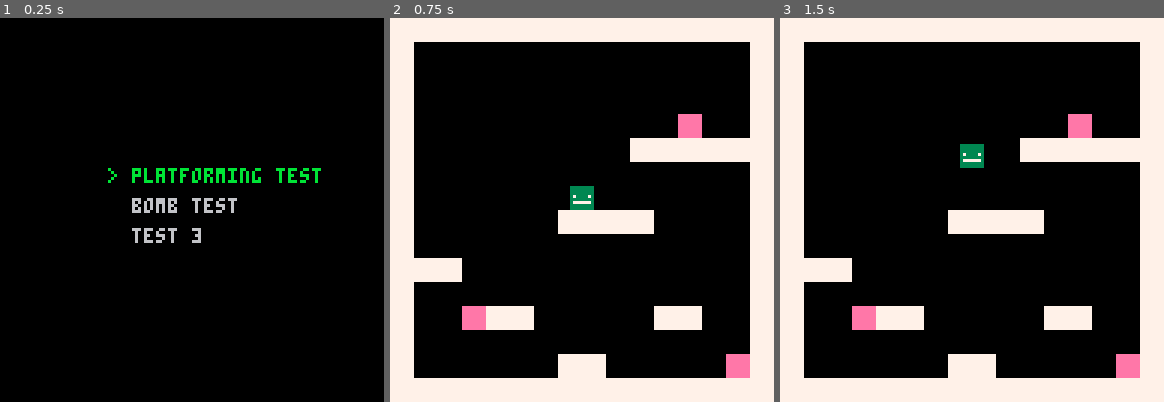
Above: before the commit, frames 1-3 (left to right).
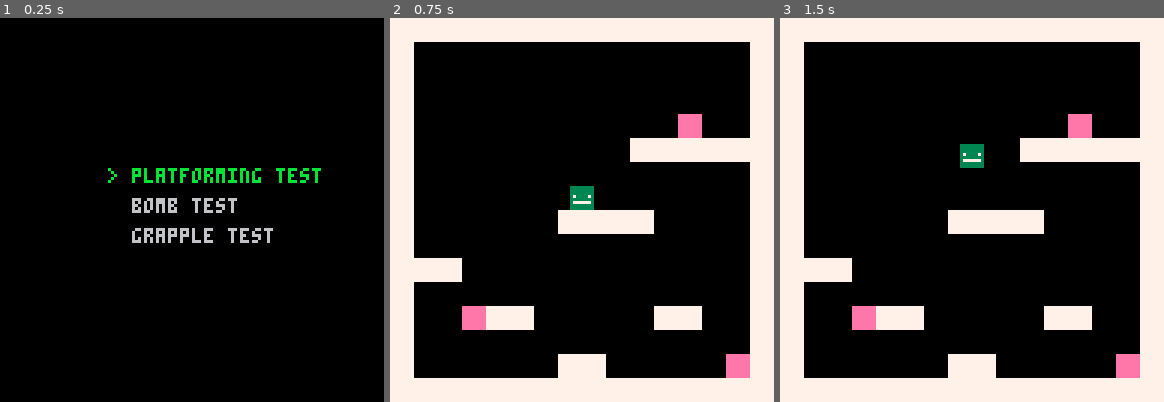
Above: after the commit, the same moments.

Repository: Bakawy/Pico_Games
Game: PICO-8 cartridge jump_game.p8
The game is run twice, just before and just after one commit, with the same random seed, the same clock (stepped at 60 frames per second) and the same inputs.
Inputs:
- Up to frame 1 (0.25 s): no input
- Up to frame 2 (0.75 s): tap O (Z key) at 0.33, 0.7 s
- Up to frame 3 (1.5 s): tap X (X key) at 1.07 s; tap O (Z key) at 1.43 s

The runs differ from the first frame. In frame 1, 0.5% of the frame differs, in the area x 34-72%, y 54-59%; in frame 2, nothing differs; in frame 3, nothing differs.

Commit message:
added rocket jumping and grapple test

Diff:
--- a/jump_game.p8
+++ b/jump_game.p8
@@ -5,6 +5,7 @@
 Sprite flags
 0 - solid
 1 - grabbable
+2 - unbreakable
 Game States
 0 - main menu
 1 - game
@@ -55,19 +56,24 @@
 		player.facing = R
 	end
 	if btnp(O) and (
-		is_solid_tile(player.x - 3, player.y+5) or
-		is_solid_tile(player.x, player.y+5) or
-		is_solid_tile(player.x + 3, player.y+5) or
-		player.cayote_time > 0
+		check_tile_stat(player.x - 3, player.y+5, 0) or
+		check_tile_stat(player.x, player.y+5, 0) or
+		check_tile_stat(player.x + 3, player.y+5, 0) or
+		player.cayote_time > 0 or
+		player.grappling
 	) then
 		player.y_velocity = - jump_strength
+		if player.grappling then
+			player.grappling = false
+			player.hook = nil
+		end
 	end
 	if btnp(X) then
 		if btn(D) and player.grabbing == -1 then
 			grabbable_tiles = {
-				{state=is_grabbable_tile(player.x, player.y+5), x=player.x, y=player.y+5},
-				{state=is_grabbable_tile(player.x-3, player.y+5), x=player.x-3, y=player.y+5},
-				{state=is_grabbable_tile(player.x+3, player.y+5), x=player.x+3, y=player.y+5},
+				{state=check_tile_stat(player.x, player.y+5, 1), x=player.x, y=player.y+5},
+				{state=check_tile_stat(player.x-3, player.y+5, 1), x=player.x-3, y=player.y+5},
+				{state=check_tile_stat(player.x+3, player.y+5, 1), x=player.x+3, y=player.y+5},
 			}
 			for tile in all(grabbable_tiles) do
 				if tile.state then
@@ -82,30 +88,67 @@
 			spawn_thrown_tile(player.grabbing, player.x, player.y - 8, 1, 0.75)
 			player.grabbing = -1
 			player.y_velocity = - jump_strength
+		elseif btn(U) and player.grabbing != -1 then
+			if player.grabbing == 18 then
+				if not player.hook then
+					fire_grapple()
+				else
+					player.grappling = false
+					player.hook = nil
+				end
+			end
 		elseif player.grabbing != -1 then
 			spawn_thrown_tile(player.grabbing, player.x, player.y - 8, 3, player.facing == L and 0.375 or 0.125)
 			player.grabbing = -1
-		end
-	end
-
+			if player.grappling then
+				player.grappling = false
+				player.hook = nil
+			end
+		end
+	end
+
+	if player.grappling and player.hook and not player.hook.attached then
+		local h = player.hook
+		h.x += h.dx
+		h.y += h.dy
+
+		if check_tile_stat(h.x, h.y, 0) then
+			h.attached = true
+		end
+	end
+
+	if player.grappling and player.hook and player.hook.attached then
+		local dx = player.hook.x - player.x
+		local dy = player.hook.y - player.y
+		local dist = sqrt(dx*dx + dy*dy)
+
+		if dist > 2 then
+			local pull_strength = 1
+			player.x_velocity += dx / dist * pull_strength
+			player.y_velocity += dy / dist * pull_strength
+		else
+			player.grappling = false
+			player.hook = nil
+		end
+	end
 
 
 	player.y_velocity += gravity
 
 	local new_y = player.y + player.y_velocity
 	if player.y_velocity > 0 and (
-		is_solid_tile(player.x - 3, new_y + 4) or
-		is_solid_tile(player.x, new_y + 4) or
-		is_solid_tile(player.x + 3, new_y + 4)
+		check_tile_stat(player.x - 3, new_y + 4, 0) or
+		check_tile_stat(player.x, new_y + 4, 0) or
+		check_tile_stat(player.x + 3, new_y + 4, 0)
 	) then
 		player.y = flr((new_y + 4) / 8) * 8 - 4
 		player.y_velocity = 0
 		player.cayote_time = max_cayote_time
 		grounded = true
 	elseif player.y_velocity < 0 and (
-		is_solid_tile(player.x - 3, new_y - 4) or
-		is_solid_tile(player.x, new_y - 4) or
-		is_solid_tile(player.x + 3, new_y - 4)
+		check_tile_stat(player.x - 3, new_y - 4, 0) or
+		check_tile_stat(player.x, new_y - 4, 0) or
+		check_tile_stat(player.x + 3, new_y - 4, 0)
 	) then
 		player.y = flr((new_y - 4) / 8 + 1) * 8 + 4
 		player.y_velocity = 0
@@ -116,7 +159,7 @@
 	local new_x = player.x + player.x_velocity
 	if player.x_velocity != 0 then
 		local offset = player.x_velocity > 0 and 4 or -4
-		if is_solid_tile(new_x + offset, player.y) then
+		if check_tile_stat(new_x + offset, player.y, 0) then
 			if player.x_velocity > 0 then
 				player.x = flr((new_x + 4) / 8) * 8 - 4
 			else
@@ -142,7 +184,31 @@
 	if player.grabbing != -1 then
 		spr(player.grabbing, x - 4, y - 12)
 	end
-end
+
+	if player.grappling and player.hook then
+		line(player.x, player.y, player.hook.x, player.hook.y, 7)
+	end
+end
+
+function fire_grapple()
+	-- for now, just shoot hook straight up
+	local hook_x = player.x
+	local hook_y = player.y - 8
+	local angle = 0.25 - (1/10)
+	local speed = 5
+	local hook_dx = cos(angle) * speed
+	local hook_dy = sin(angle) * speed
+
+	player.grappling = true
+	player.hook = {
+		x = hook_x,
+		y = hook_y,
+		dx = hook_dx,
+		dy = hook_dy,
+		attached = false
+	}
+end
+
 -->8
 -- tile logic
 function spawn_thrown_tile(id, x, y, velocity, direction)
@@ -163,7 +229,7 @@
 		local new_y = tile.y + tile.y_velocity
 		if tile.y_velocity > 0 and (
 			--is_solid_tile(tile.x - 3, new_y + 4) or
-			is_solid_tile(tile.x, new_y + 4) --or
+			check_tile_stat(tile.x, new_y + 4, 0) --or
 			--is_solid_tile(tile.x + 3, new_y + 4)
 		) then
 			tile.y = flr((new_y + 4) / 8) * 8 - 4
@@ -175,9 +241,9 @@
 				explode(tile.x, tile.y, explosion_size)
 			end
 		elseif tile.y_velocity < 0 and (
-			is_solid_tile(tile.x - 3, new_y - 4) or
-			is_solid_tile(tile.x, new_y - 4) or
-			is_solid_tile(tile.x + 3, new_y - 4)
+			check_tile_stat(tile.x - 3, new_y - 4, 0) or
+			check_tile_stat(tile.x, new_y - 4, 0) or
+			check_tile_stat(tile.x + 3, new_y - 4, 0)
 		) then
 			tile.y = flr((new_y - 4) / 8 + 1) * 8 + 4
 			tile.y_velocity = 0
@@ -188,7 +254,7 @@
 		local new_x = tile.x + tile.x_velocity
 		if tile.x_velocity != 0 then
 			local offset = tile.x_velocity > 0 and 4 or -4
-			if is_solid_tile(new_x + offset, tile.y) then
+			if check_tile_stat(new_x + offset, tile.y, 0) then
 				if tile.x_velocity > 0 then
 					tile.x = flr((new_x + 4) / 8) * 8 - 4
 				else
@@ -209,12 +275,21 @@
 function explode(x, y, radius)
 	for tile in all(get_tiles_in_radius(x, y, radius)) do
 		local cx, cy = tile.x * 8 + 4, tile.y * 8 + 4
-		if is_solid_tile(cx, cy) or true then
+		if check_tile_stat(cx, cy, 0) and not check_tile_stat(cx, cy, 2) then
 			mset(tile.x, tile.y, 0)
 			if tile.id == 17 then
 				explode(cx, cy, radius)
 			end
 		end
+	end
+	local dist_from_player = dist(x, y, player.x, player.y)
+	local explosion_strength = 10
+	if dist_from_player < radius then
+		local magnitude = ((radius - dist_from_player)/radius) * explosion_strength
+		magnitude = mid(explosion_strength/2, magnitude, explosion_strength)
+		local direction = atan2(player.x - x, player.y - y)
+		player.x_velocity += cos(direction) * magnitude
+		player.y_velocity += sin(direction) * magnitude
 	end
 end
 
@@ -235,6 +310,8 @@
 		cayote_time=0,
 		grabbing=-1,
 		facing=L,
+		grappling = false,
+		hook = nil,
 	}
 	game_state = 1
 	thrown_tiles = {}
@@ -249,16 +326,10 @@
 	map(0,0,0,0,16,16)
 end
 
-function is_solid_tile(x, y)
+function check_tile_stat(x, y, stat)
 	local tx, ty = coordinate_to_tile(x, y)
 	local tile = mget(tx, ty)
-	return fget(tile, 0)
-end
-
-function is_grabbable_tile(x, y)
-	local tx, ty = coordinate_to_tile(x, y)
-	local tile = mget(tx, ty)
-	return fget(tile, 1)
+	return fget(tile, stat)
 end
 
 function copy_map(sx, sy, dx, dy, w, h)
@@ -274,7 +345,7 @@
 -->8
 -- menu logic
 function init_menu()
-	menu_items = {"platforming test", "bomb test", "test 3"}
+	menu_items = {"platforming test", "bomb test", "grapple test"}
     menu_text = {}
     selected = 1
     disableinput = 30
@@ -297,7 +368,7 @@
             init_game(0)
 		elseif menu_items[selected] == "bomb test" then
             init_game(1)
-		elseif menu_items[selected] == "test 3" then
+		elseif menu_items[selected] == "grapple test" then
             init_game(2)
 		end
     end
@@ -324,6 +395,11 @@
 function coordinate_to_tile(x, y)
 	return flr(x / 8), flr(y / 8)
 end
+
+function dist(x1, y1, x2, y2)
+	return sqrt((x2 - x1)^2 + (y2 - y1)^2)
+end
+
 
 function get_tiles_in_radius(cx, cy, radius)
 	local tiles = {}
@@ -371,16 +447,16 @@
 00000000000000000000000000000000000000000000000000000000000000000000000000000000000000000000000000000000000000000000000000000000
 00000000000000000000000000000000000000000000000000000000000000000000000000000000000000000000000000000000000000000000000000000000
 00000000000000000000000000000000000000000000000000000000000000000000000000000000000000000000000000000000000000000000000000000000
-77777777000000000000000000000000000000000000000000000000000000000000000000000000000000000000000000000000000000000000000000000000
-77777777000000000000000000000000000000000000000000000000000000000000000000000000000000000000000000000000000000000000000000000000
-77777777000000000000000000000000000000000000000000000000000000000000000000000000000000000000000000000000000000000000000000000000
-77777777000000000000000000000000000000000000000000000000000000000000000000000000000000000000000000000000000000000000000000000000
-77777777000000000000000000000000000000000000000000000000000000000000000000000000000000000000000000000000000000000000000000000000
-77777777000000000000000000000000000000000000000000000000000000000000000000000000000000000000000000000000000000000000000000000000
-77777777000000000000000000000000000000000000000000000000000000000000000000000000000000000000000000000000000000000000000000000000
-77777777000000000000000000000000000000000000000000000000000000000000000000000000000000000000000000000000000000000000000000000000
+77777777666666660000000000000000000000000000000000000000000000000000000000000000000000000000000000000000000000000000000000000000
+77777777666666660000000000000000000000000000000000000000000000000000000000000000000000000000000000000000000000000000000000000000
+77777777666666660000000000000000000000000000000000000000000000000000000000000000000000000000000000000000000000000000000000000000
+77777777666666660000000000000000000000000000000000000000000000000000000000000000000000000000000000000000000000000000000000000000
+77777777666666660000000000000000000000000000000000000000000000000000000000000000000000000000000000000000000000000000000000000000
+77777777666666660000000000000000000000000000000000000000000000000000000000000000000000000000000000000000000000000000000000000000
+77777777666666660000000000000000000000000000000000000000000000000000000000000000000000000000000000000000000000000000000000000000
+77777777666666660000000000000000000000000000000000000000000000000000000000000000000000000000000000000000000000000000000000000000
 __gff__
-0000000000000000000000000000000003030300000000000000000000000000000000000000000000000000000000000100000000000000000000000000000000000000000000000000000000000000000000000000000000000000000000000000000000000000000000000000000000000000000000000000000000000000
+0000000000000000000000000000000003030300000000000000000000000000000000000000000000000000000000000105000000000000000000000000000000000000000000000000000000000000000000000000000000000000000000000000000000000000000000000000000000000000000000000000000000000000
 0000000000000000000000000000000000000000000000000000000000000000000000000000000000000000000000000000000000000000000000000000000000000000000000000000000000000000000000000000000000000000000000000000000000000000000000000000000000000000000000000000000000000000
 __map__
 0000000000000000000000000000000000000000000000000000000000000000000000000000000000000000000000000000000000000000000000000000000000000000000000000000000000000000000000000000000000000000000000000000000000000000000000000000000000000000000000000000000000000000
@@ -399,19 +475,19 @@
 0000000000000000000000000000000000000000000000000000000000000000000000000000000000000000000000000000000000000000000000000000000000000000000000000000000000000000000000000000000000000000000000000000000000000000000000000000000000000000000000000000000000000000
 0000000000000000000000000000000000000000000000000000000000000000000000000000000000000000000000000000000000000000000000000000000000000000000000000000000000000000000000000000000000000000000000000000000000000000000000000000000000000000000000000000000000000000
 0000000000000000000000000000000000000000000000000000000000000000000000000000000000000000000000000000000000000000000000000000000000000000000000000000000000000000000000000000000000000000000000000000000000000000000000000000000000000000000000000000000000000000
-3030303030303030303030303030303030303030303030303030303030303030303030303030303030303030303030300000000000000000000000000000000000000000000000000000000000000000000000000000000000000000000000000000000000000000000000000000000000000000000000000000000000000000
-3000000000000000000000000000003030000000000000000000000000000030300000000000000000000000000000300000000000000000000000000000000000000000000000000000000000000000000000000000000000000000000000000000000000000000000000000000000000000000000000000000000000000000
-3000000000000000000000000000003030000000000000000000000000000030300000000000000000000000000000300000000000000000000000000000000000000000000000000000000000000000000000000000000000000000000000000000000000000000000000000000000000000000000000000000000000000000
-3000000000000000000000000000003030000000000000000000000000000030300000000000000000000000000000300000000000000000000000000000000000000000000000000000000000000000000000000000000000000000000000000000000000000000000000000000000000000000000000000000000000000000
-3000000000000000000000001000003030000000000000000000000000000030300000000000000000000000000000300000000000000000000000000000000000000000000000000000000000000000000000000000000000000000000000000000000000000000000000000000000000000000000000000000000000000000
-3000000000000000000030303030303030000000000000000000000000000030300000000000000000000000000000300000000000000000000000000000000000000000000000000000000000000000000000000000000000000000000000000000000000000000000000000000000000000000000000000000000000000000
-3000000000000000000000000000003030000000000000000000000000000030300000000000000000000000000000300000000000000000000000000000000000000000000000000000000000000000000000000000000000000000000000000000000000000000000000000000000000000000000000000000000000000000
-3000000000000000000000000000003030000000000000000000000000003030300000000000000000000000000000300000000000000000000000000000000000000000000000000000000000000000000000000000000000000000000000000000000000000000000000000000000000000000000000000000000000000000
-3000000000000030303030000000003030000000000000000000000000303030300000000000000000000000000000300000000000000000000000000000000000000000000000000000000000000000000000000000000000000000000000000000000000000000000000000000000000000000000000000000000000000000
-3000000000000000000000000000003030000000000000000000000030303030300000000000000000000000000000300000000000000000000000000000000000000000000000000000000000000000000000000000000000000000000000000000000000000000000000000000000000000000000000000000000000000000
-3030300000000000000000000000003030000000000000000000003030303030300000000000000000000000000000300000000000000000000000000000000000000000000000000000000000000000000000000000000000000000000000000000000000000000000000000000000000000000000000000000000000000000
-3000000000000000000000000000003030000000000000000030303030303030300000000000000000000000000000300000000000000000000000000000000000000000000000000000000000000000000000000000000000000000000000000000000000000000000000000000000000000000000000000000000000000000
-3000001030300000000000303000003030000000000000003030303030303030300000000000000000000000000000300000000000000000000000000000000000000000000000000000000000000000000000000000000000000000000000000000000000000000000000000000000000000000000000000000000000000000
-3000000000000000000000000000003030111100000030303030303030303030300000000000000000000000000000300000000000000000000000000000000000000000000000000000000000000000000000000000000000000000000000000000000000000000000000000000000000000000000000000000000000000000
-3000000000000030300000000000103030111100003030303030303030303030301200000000000000000000000000300000000000000000000000000000000000000000000000000000000000000000000000000000000000000000000000000000000000000000000000000000000000000000000000000000000000000000
-3030303030303030303030303030303030303030303030303030303030303030303030303030303030303030303030300000000000000000000000000000000000000000000000000000000000000000000000000000000000000000000000000000000000000000000000000000000000000000000000000000000000000000
+3030303030303030303030303030303031313131313131313131313131313131303030303030303030303030303030300000000000000000000000000000000000000000000000000000000000000000000000000000000000000000000000000000000000000000000000000000000000000000000000000000000000000000
+3000000000000000000000000000003031000000000000000000000000000031300000000000000000000000000000300000000000000000000000000000000000000000000000000000000000000000000000000000000000000000000000000000000000000000000000000000000000000000000000000000000000000000
+3000000000000000000000000000003031000000000000000000000000000031300000000000000000000000000000300000000000000000000000000000000000000000000000000000000000000000000000000000000000000000000000000000000000000000000000000000000000000000000000000000000000000000
+3000000000000000000000000000003031000000000000000000000000000031300000000000000000000000000000300000000000000000000000000000000000000000000000000000000000000000000000000000000000000000000000000000000000000000000000000000000000000000000000000000000000000000
+3000000000000000000000001000003031000000000000000000000000000031300000000000000000000000000000300000000000000000000000000000000000000000000000000000000000000000000000000000000000000000000000000000000000000000000000000000000000000000000000000000000000000000
+3000000000000000000030303030303031000000000000000000000000000031300000000000000000000000000000300000000000000000000000000000000000000000000000000000000000000000000000000000000000000000000000000000000000000000000000000000000000000000000000000000000000000000
+3000000000000000000000000000003031000000000000000000000000000031300000000000000000000000000000300000000000000000000000000000000000000000000000000000000000000000000000000000000000000000000000000000000000000000000000000000000000000000000000000000000000000000
+3000000000000000000000000000003031000000000000000000000000003031300000000000000000000000000000300000000000000000000000000000000000000000000000000000000000000000000000000000000000000000000000000000000000000000000000000000000000000000000000000000000000000000
+3000000000000030303030000000003031000000000000000000000000303031300000000000000000000000000000300000000000000000000000000000000000000000000000000000000000000000000000000000000000000000000000000000000000000000000000000000000000000000000000000000000000000000
+3000000000000000000000000000003031000000000000000000000030303031300000000000000000000000000000300000000000000000000000000000000000000000000000000000000000000000000000000000000000000000000000000000000000000000000000000000000000000000000000000000000000000000
+3030300000000000000000000000003031000000000000000000003030303031300000000000000000000000000000300000000000000000000000000000000000000000000000000000000000000000000000000000000000000000000000000000000000000000000000000000000000000000000000000000000000000000
+3000000000000000000000000000003031111100000000000030303030303031300000000000000000000000000000300000000000000000000000000000000000000000000000000000000000000000000000000000000000000000000000000000000000000000000000000000000000000000000000000000000000000000
+3000001030300000000000303000003031111100000000003030303030303031300000000000000000000000000000300000000000000000000000000000000000000000000000000000000000000000000000000000000000000000000000000000000000000000000000000000000000000000000000000000000000000000
+3000000000000000000000000000003031111111000030303030303030303031300000000000000000000000000000300000000000000000000000000000000000000000000000000000000000000000000000000000000000000000000000000000000000000000000000000000000000000000000000000000000000000000
+3000000000000030300000000000103031111111003030303030303030303031301200000000000000000000000000300000000000000000000000000000000000000000000000000000000000000000000000000000000000000000000000000000000000000000000000000000000000000000000000000000000000000000
+3030303030303030303030303030303031313131313131313131313131313131303030303030303030303030303030300000000000000000000000000000000000000000000000000000000000000000000000000000000000000000000000000000000000000000000000000000000000000000000000000000000000000000
Not shown, changed: .DS_Store
Not shown, changed: pages/jump_game.js
